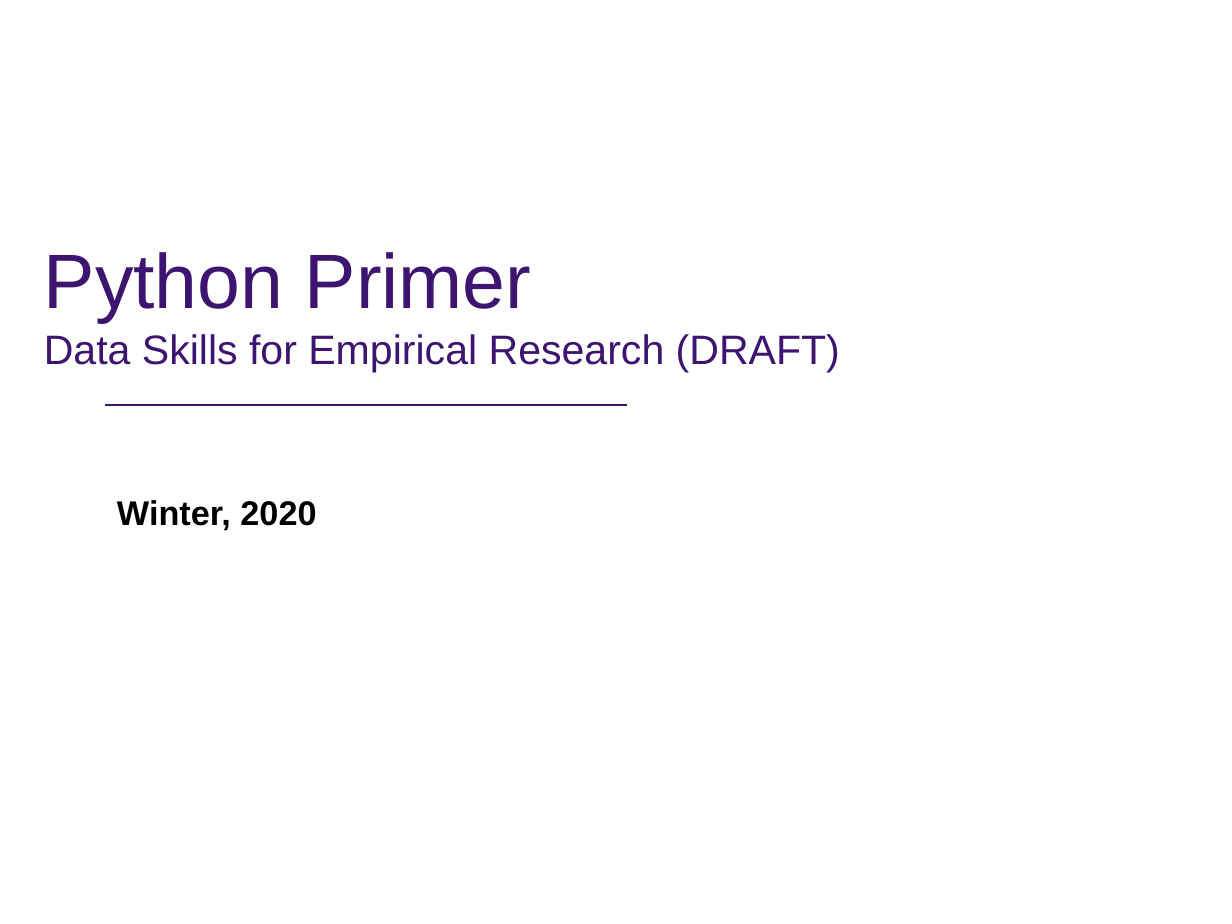
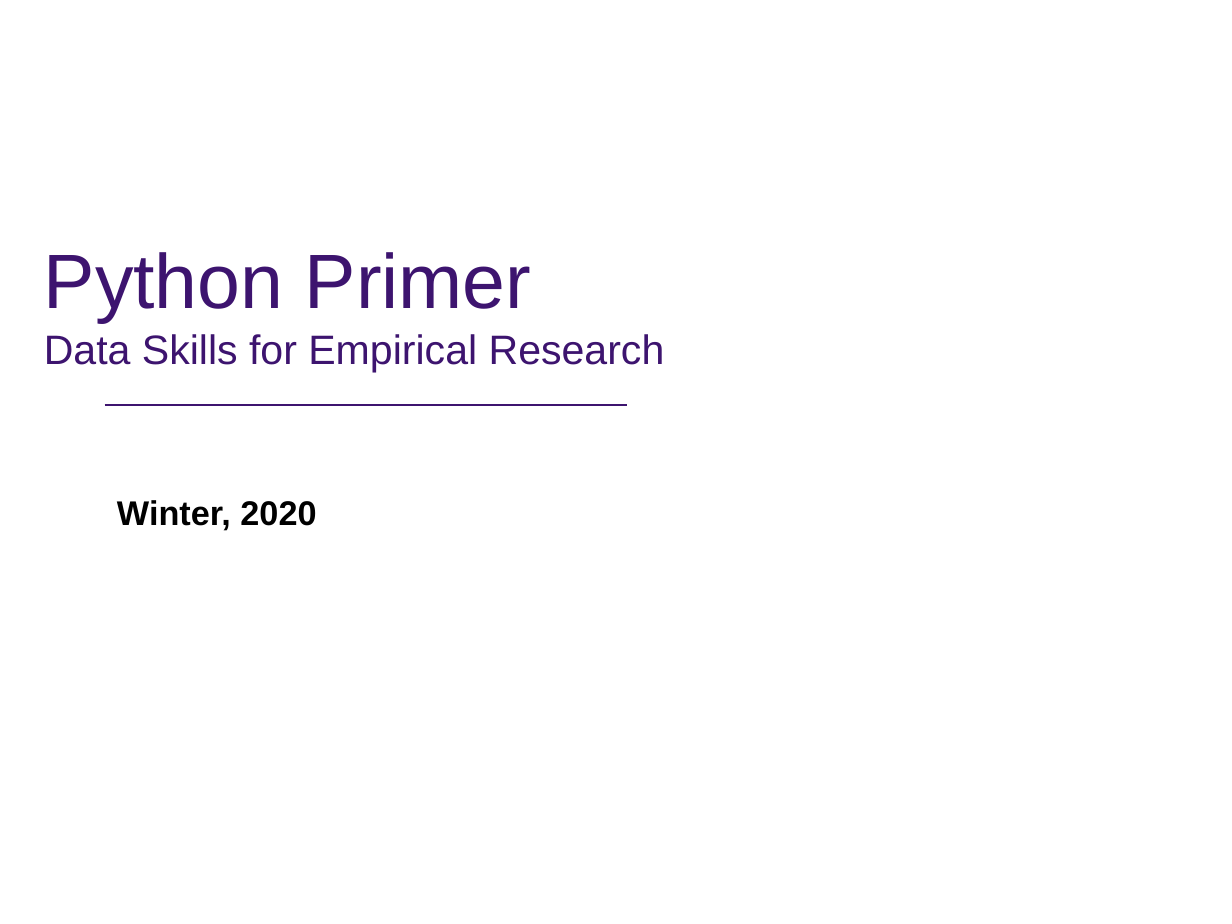
Before and after one commit to rs-kellogg/empirical-workshop-2020, a slide deck: slide 1 of 2-python/PythonPrimer.pptx. Drawn at 1232x924 pixels with LibreOffice and Linux fonts; fonts in the diff are those of the drawing; background and template pictures are left out. Boxes give left, top, right and bottom in pixels: in the first picture for what was removed or moved away, otherwise in the second. Text is boxed around its words. In the diff, an @@ line names an element or a change of style, - is before the commit and + after.

Commit message:
update title

```diff
--- a/2-python/PythonPrimer.pptx
+++ b/2-python/PythonPrimer.pptx
@@ title at bbox=[44, 252, 665, 373]: text changed @@
-Python Primer
-Data Skills for Empirical Research (DRAFT)
+Python Primer
+Data Skills for Empirical Research
```
